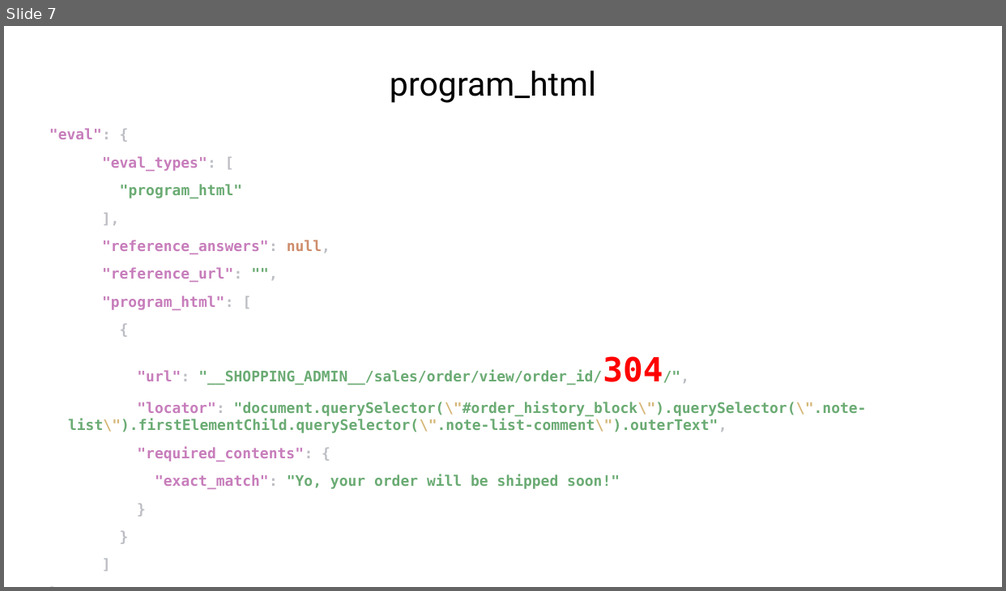
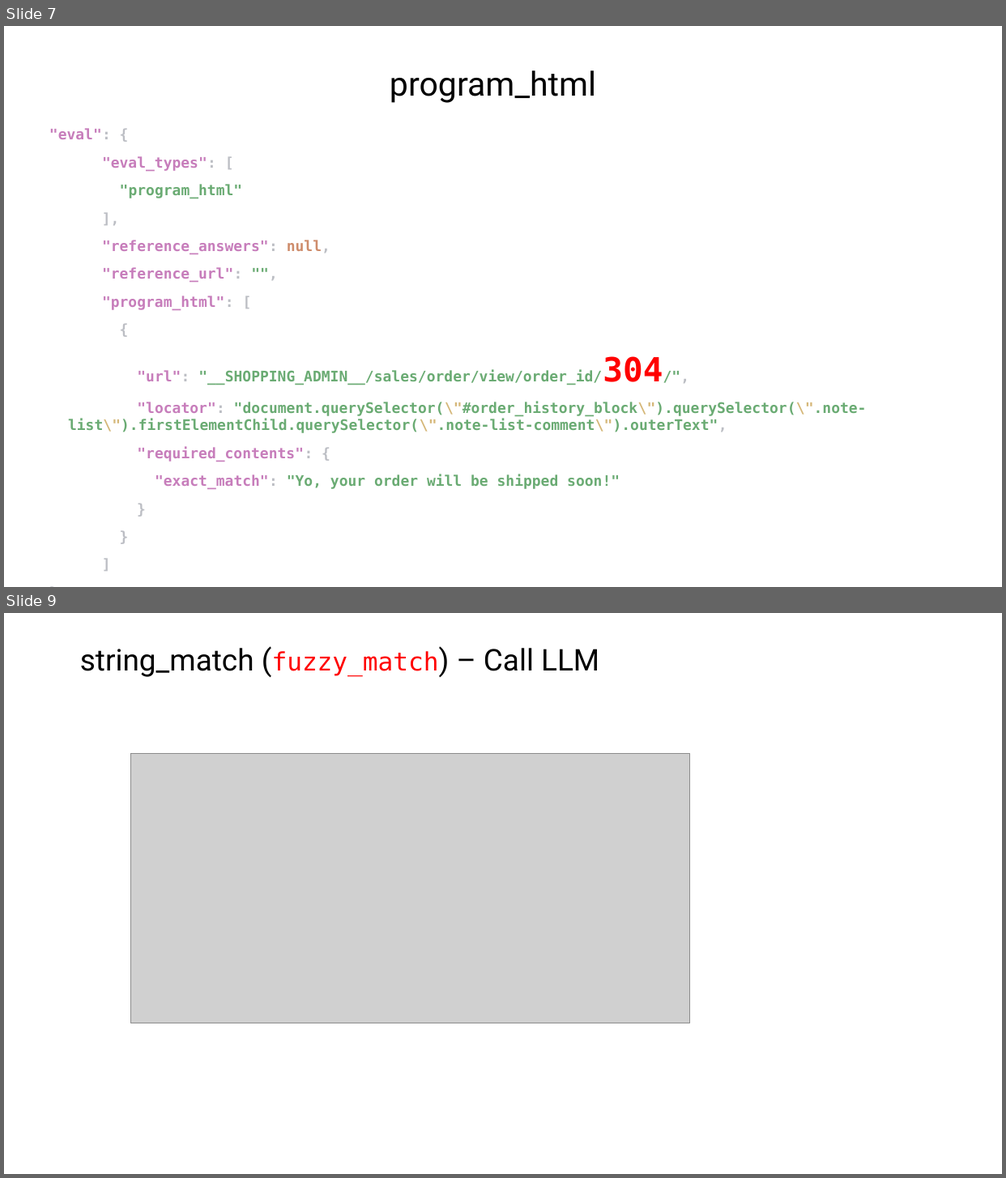
Before and after one commit to nguyennguyen6bk/web-space, a slide deck: Report.pptx. Shown one above the other, each under a label of ours: slide 7 before the commit, slides 7 and 9 after it; the slides between them are not shown. The pictures are 1006x591 and 1006x1178 pixels, drawn with LibreOffice and Linux fonts; fonts in the diff are those of the drawing; grey boxes stand for pictures. Boxes give left, top, right and bottom in pixels: in the first picture for what was removed or moved away, otherwise in the second. Text is boxed around its words. In the diff, an @@ line names an element or a change of style, - is before the commit and + after.

```diff
--- a/Report.pptx
+++ b/Report.pptx
@@ slide 9 added at box(4, 613, 1002, 1174), background #FFFFFF @@
@@ title added at box(80, 648, 599, 677), 28.8 pt, text #000000 @@
+string_match (fuzzy_match) – Call LLM
@@ picture added at box(130, 753, 690, 1023) @@
```
Also in this commit, not shown: 1 slide changed, 6 other slides added, 36 other files.
